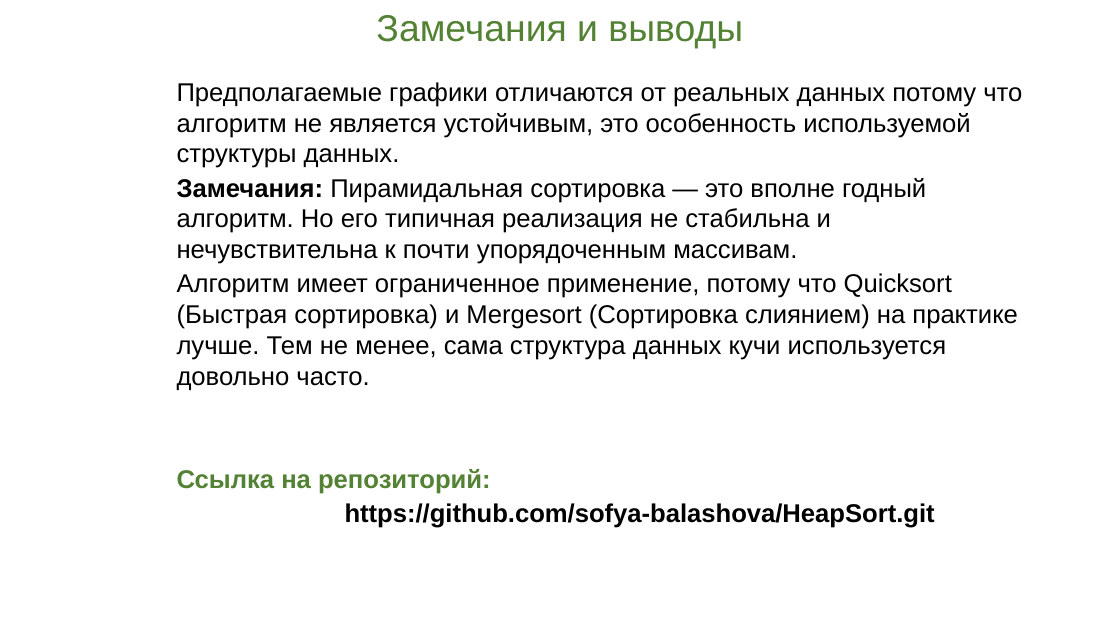
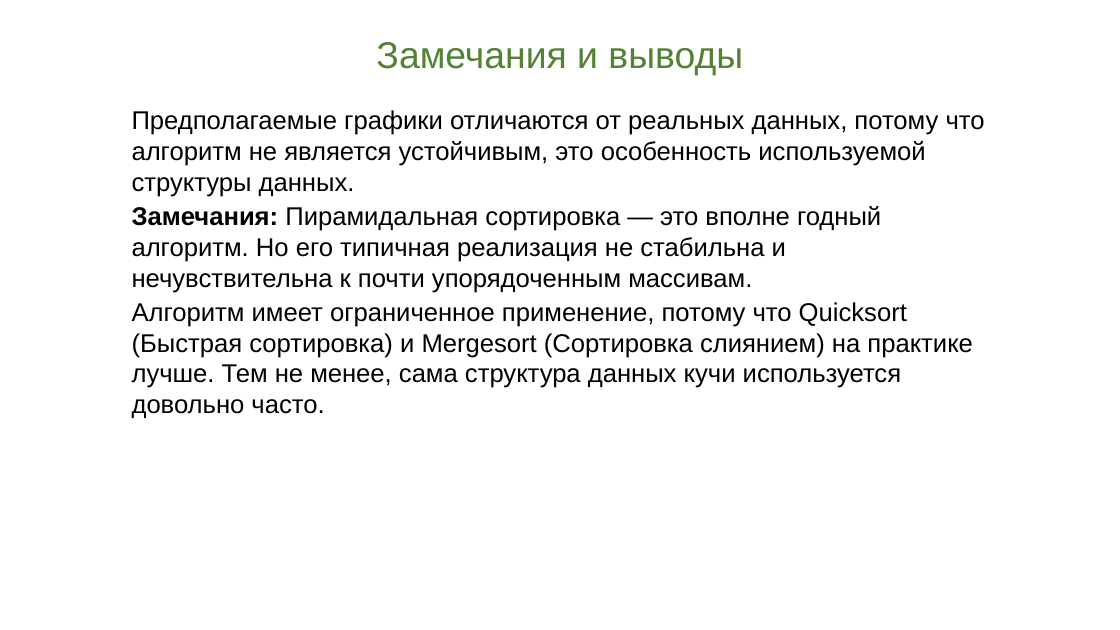
Before and after one commit to sofya-balashova/heapsort, a slide deck: slide 11 of Heapsort.pptx (slide 10 before the commit). Drawn at 1120x630 pixels with LibreOffice and Linux fonts; fonts in the diff are those of the drawing; background and template pictures are left out. Boxes give left, top, right and bottom in pixels: in the first picture for what was removed or moved away, otherwise in the second. Text is boxed around its words. In the diff, an @@ line names an element or a change of style, - is before the commit and + after.

```diff
--- a/Heapsort.pptx
+++ b/Heapsort.pptx
@@ text "Замечания и выводы" moved from (x1=376, y1=15, x2=743, y2=49) to (x1=376, y1=42, x2=743, y2=76) @@
@@ text "Предполагаемые графики отличаются от реальных ..." moved from (x1=177, y1=82, x2=1022, y2=528) to (x1=132, y1=110, x2=985, y2=418) @@
@@ text at (x1=132, y1=110, x2=985, y2=197): text changed @@
-Предполагаемые графики отличаются от реальных данных потому что алгоритм не является устойчивым, это особенность используемой структуры данных.
+Предполагаемые графики отличаются от реальных данных, потому что алгоритм не является устойчивым, это особенность используемой структуры данных.
@@ text at (x1=177, y1=469, x2=935, y2=528): paragraphs removed @@
-Ссылка на репозиторий:
-https://github.com/sofya-balashova/HeapSort.git
```
Also in this commit, not shown: 7 other slides changed, 1 slide added.
